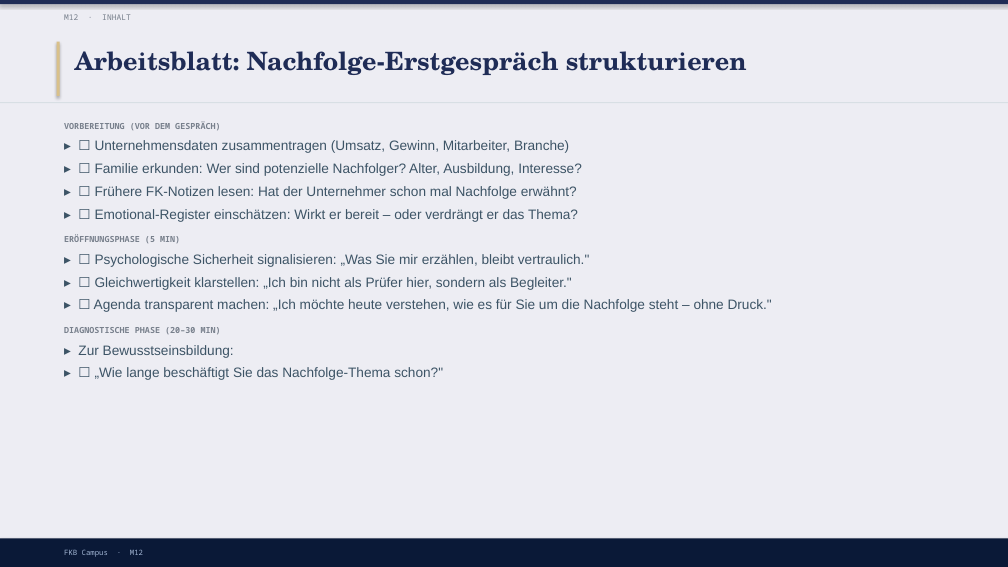
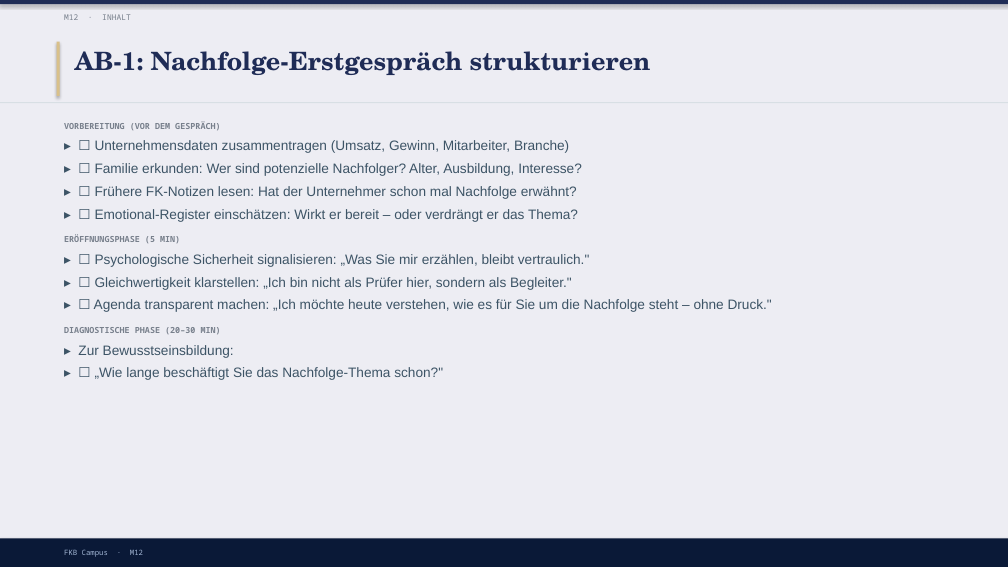
Before and after one commit to ck5rqc47pr-byte/firmenkundenakademie-online, a slide deck: slide 12 of protected-downloads/praesentation/M12.pptx. Drawn at 1008x567 pixels with LibreOffice and Linux fonts; fonts in the diff are those of the drawing. Boxes give left, top, right and bottom in pixels: in the first picture for what was removed or moved away, otherwise in the second. Text is boxed around its words. In the diff, an @@ line names an element or a change of style, - is before the commit and + after.

```diff
--- a/protected-downloads/praesentation/M12.pptx
+++ b/protected-downloads/praesentation/M12.pptx
@@ text at <box>75,51,651,75</box>: text changed @@
-Arbeitsblatt: Nachfolge-Erstgespräch strukturieren
+AB-1: Nachfolge-Erstgespräch strukturieren
```
Also in this commit, not shown: 41 other files.
